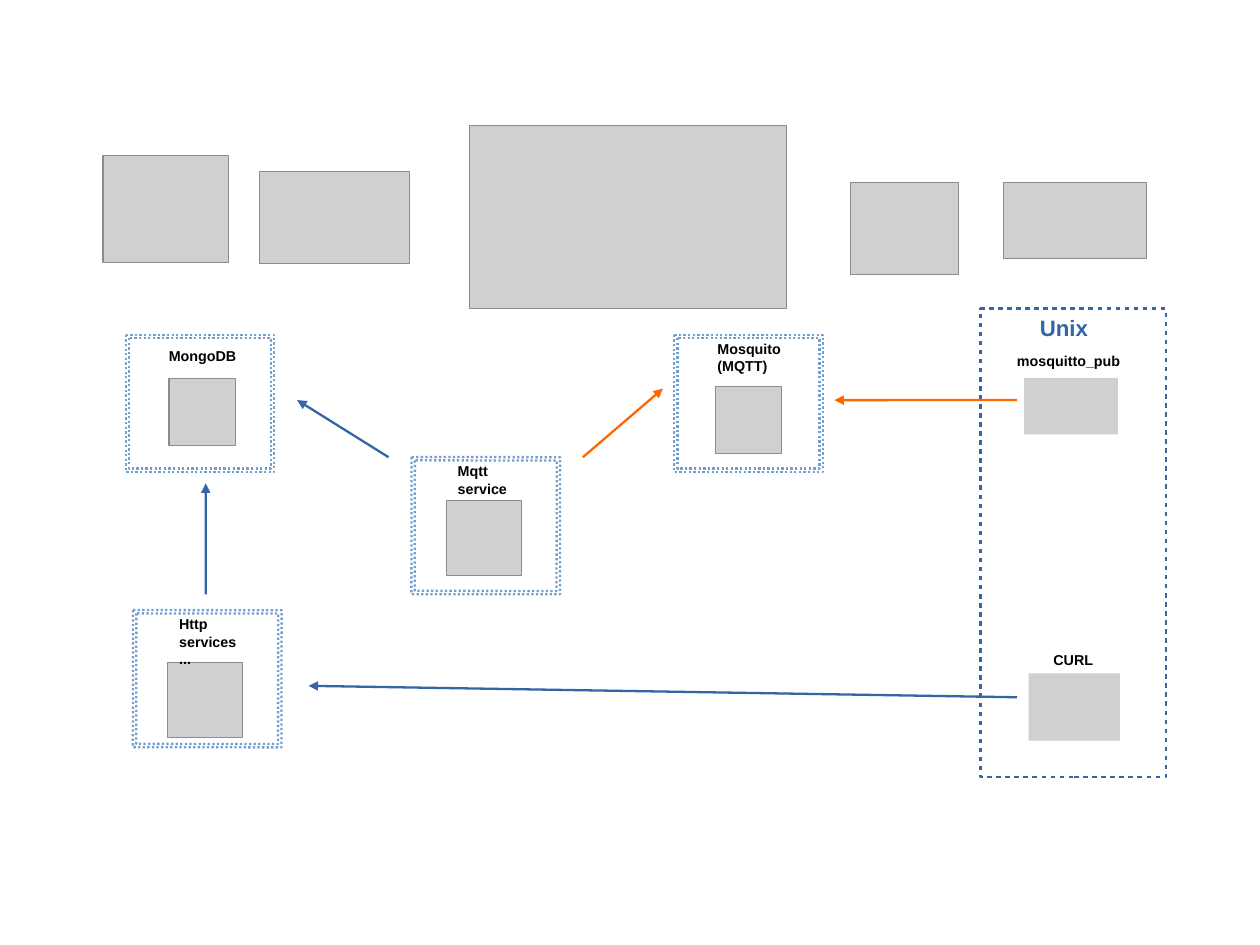
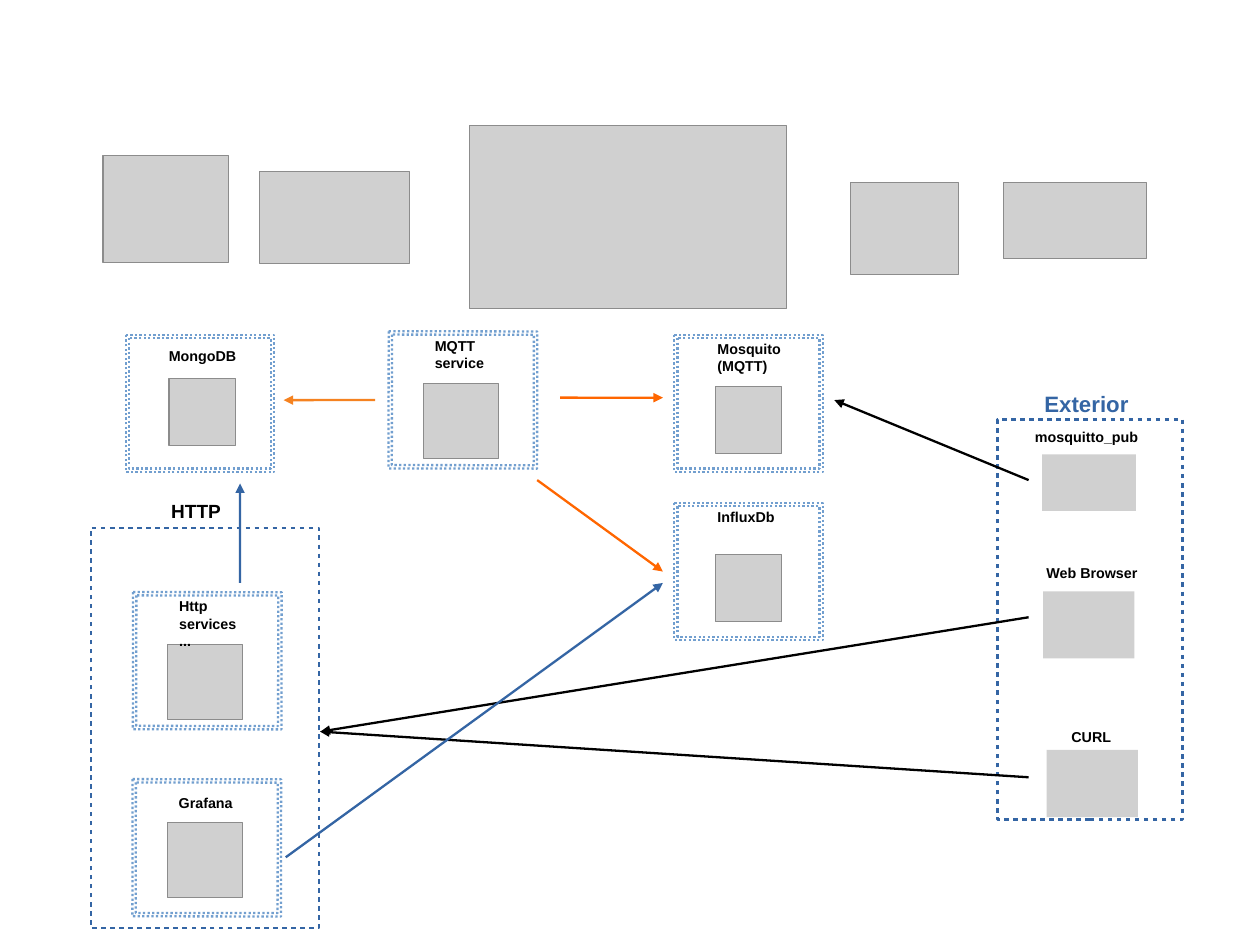
Before and after one commit to danionescu0/docker-flask-mongodb-example, a slide deck: slide 1 of resources/diagram.odp. Drawn at 1260x945 pixels with LibreOffice and Linux fonts; fonts in the diff are those of the drawing; grey boxes stand for pictures. Boxes give left, top, right and bottom in pixels: in the first picture for what was removed or moved away, otherwise in the second. Text is boxed around its words. In the diff, an @@ line names an element or a change of style, - is before the commit and + after.

Commit message:
deleted old json and bson mongo export; updated readme to add a new diagram that includes grafana and influxdb

```diff
--- a/resources/diagram.odp
+++ b/resources/diagram.odp
@@ text removed at <box>1040,320,1088,337</box> @@
-Unix
@@ frame: place and size @@
-frame at <box>411,457,560,595</box>
+frame at <box>389,331,538,469</box>
@@ text "MQTT": place and size @@
-text "MQTT" at <box>458,466,507,494</box>
+text "MQTT" at <box>435,341,484,368</box>
@@ text at <box>435,341,475,354</box>: text changed @@
-Mqtt
+MQTT
@@ picture: place and size @@
-picture at <box>447,501,523,576</box>
+picture at <box>424,384,500,460</box>
@@ arrow moved from (389, 457) - (297, 400) to (375, 400) - (284, 400) @@
@@ arrow (375, 400) - (284, 400): stroke #3465A4 1.45 pt to #F58220 1.45 pt @@
@@ arrow moved from (583, 457) - (663, 389) to (560, 398) - (663, 398) @@
@@ arrow moved from (1018, 400) - (835, 400) to (1029, 480) - (835, 400) @@
@@ arrow (1029, 480) - (835, 400): stroke #FF6600 1.45 pt to #000000 1.45 pt @@
@@ text added at <box>1044,396,1128,412</box>, 14 pt, text #3465A4, bold @@
+Exterior
@@ rectangle: place and size @@
-rectangle at <box>981,309,1166,777</box>
+rectangle at <box>998,420,1183,820</box>
@@ text added at <box>171,505,221,518</box>, 12 pt, text #000000, bold @@
+HTTP
@@ arrow moved from (206, 595) - (206, 484) to (240, 583) - (240, 484) @@
@@ arrow added from (537, 480) to (663, 572), #FF6600 1.45 pt @@
@@ frame added at <box>675,503,823,640</box>, fill #FFFFFF, outline #729FCF 1.45 pt @@
@@ rectangle added at <box>90,528,319,928</box>, fill #FFFFFF, outline #3465A4 1.45 pt @@
@@ text added at <box>717,511,774,522</box>, 9 pt, text #000000, bold @@
+InfluxDb
@@ picture added at <box>716,555,782,622</box> @@
@@ text added at <box>1046,567,1137,578</box>, 9 pt, text #000000, bold @@
+Web Browser
@@ 1 picture, 1 text, 1 frame: place and size @@
-1 picture, 1 text, 1 frame at <box>133,610,281,748</box>
+1 picture, 1 text, 1 frame at <box>133,592,281,730</box>
@@ arrow added from (286, 858) to (663, 583), #3465A4 1.45 pt @@
@@ picture added at <box>1044,591,1135,659</box> @@
@@ arrow moved from (1018, 697) - (309, 686) to (1029, 617) - (320, 732) @@
@@ arrow (1029, 617) - (320, 732): stroke #3465A4 1.45 pt to #000000 1.45 pt @@
@@ arrow added from (1029, 777) to (320, 732), #000000 1.45 pt @@
@@ 2 pictures, 2 texts: place and size @@
-2 pictures, 2 texts at <box>1017,355,1121,741</box>
+2 pictures, 2 texts at <box>1035,431,1139,818</box>
@@ frame added at <box>133,780,281,917</box>, fill #FFFFFF, outline #729FCF 1.45 pt @@
@@ text added at <box>179,797,233,808</box>, 9 pt, text #000000, bold @@
+Grafana
@@ picture added at <box>167,823,242,899</box> @@
```
Also in this commit, not shown: 14 other files.
